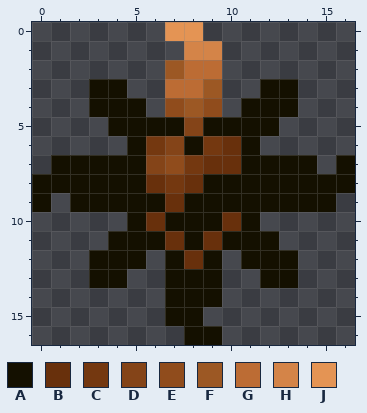
File history of a pixel-art sprite, menufx/gui1-64/creature_flower_32/health_o1.png. The first picture shows the starting point.
The file is 17x17 pixels.
Palette (. is transparent): A #141000  B #68300c  C #743810  D #844418  E #904c1c  F #9c5824  G #bc6c34  H #d48448  J #e49454
Pixels before, first column x 0:
 0 .......JJ........
 1 ........HH.......
 2 .......FGG.......
 3 ...AA..GGF..AA...
 4 ...AAA.EFE.AAA...
 5 ....AAAADAAAA....
 6 .....ACDACBA.....
 7 .AAAAADECBBAAAA.A
 8 AAAAAABCBAAAAAAAA
 9 A.AAAAABAAAAAAAA.
10 .....ABAAABA.....
11 ....AAABABAAA....
12 ...AAA.ABA.AAA...
13 ...AA..AAA..AA...
14 .......AAA.......
15 .......AA........
16 ........AA.......
Once edited:
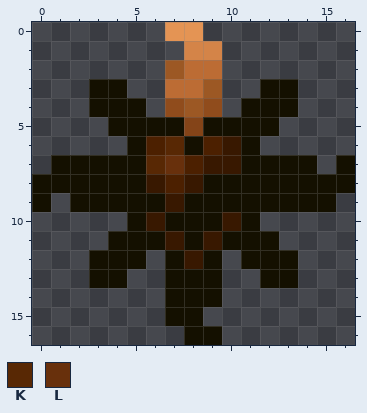
Colours new in this view: K #582804  L #68300c
Log entry: Improved orange health flowers, tweak to green room panel (#81)
The edit:
colour B: #68300c -> #381800
colour C: #743810 -> #4c2000
Changed rows in their new state; - is a pixel that keeps its letter.
first column x 6:
 6 -K
 7 KL
Boxes around the changes in both pictures, in picture pixels (x1, y1, x2, y2):
changed: (146, 136, 241, 269)
